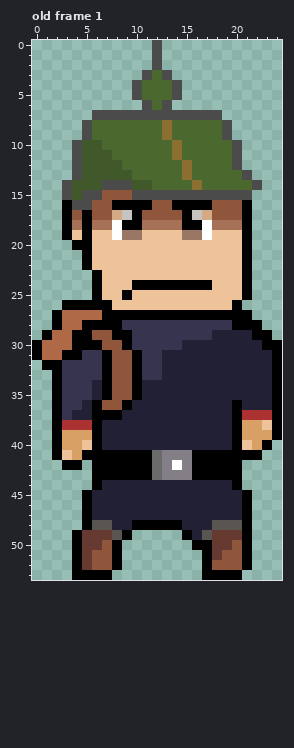
One commit to this pixel-art file: game/images/8bitwork/benredesign.aseprite. Above is the file before it was changed.
25x54 pixels, 1 frame. Shown: old frame 1. The commit also changed other frames, which this record leaves out.
The same view after the edit:
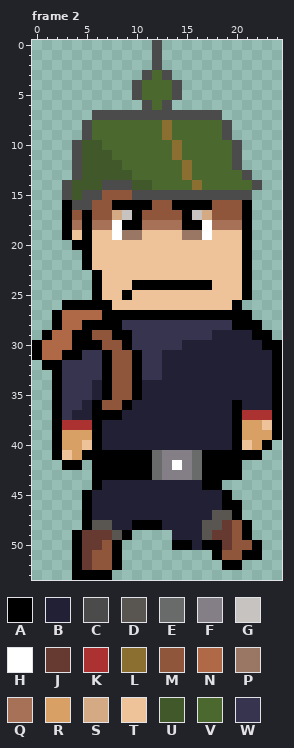
Palette (. is transparent): A #000000  B #222034  C #4b4b4b  D #595652  E #696a6a  F #847e87  G #c6c3c0  H #ffffff  J #663931  K #ac3232  L #8a6f30  M #8f563b  N #b06947  P #9a7664  Q #a77157  R #d9a066  S #d3aa84  T #eec39a  U #41582b  V #4b692f  W #36344f
A new or re-ordered frame is compared with the old frame closest to it.
From old to new:
frames 1 -> 3
--- frame 2 is new; against old frame 1
@@ x 11..24 @@
 40 BBBBBBBBBATRA.
-41 AEFFFAAAAAAA..
-42 AEFHFAAAAA....
-43 AEFFFAAAAA....
-44 BBBBBBBBBA....
-45 BBBBBBBBBBA...
-46 BBBBBBBBBBA...
-47 BBBBBBBBBBA...
-48 AAAABBBDDDA...
-49 ....ABDJJJA...
-50 .....AAJJMA...
-51 ......AJMMA...
-52 ......AMMMA...
-53 ......AAAA....
+41 AEFFFEAAAAAA..
+42 AEFHFEAAAA....
+43 AEFFFEAAAA....
+44 BBBBBBAA......
+45 BBBBBBBBA.....
+46 BBBBBBBBAA....
+47 BBBBBBBDDA....
+48 AABBBBDDJMA...
+49 ...BBBDJJMA...
+50 ...AABAAJMMA..
+51 .......AMMAA..
+52 ........AA....
+53 ..............
Changed places in both pictures, as pixel boxes (x1, y1, x2, y2):
changed: (162, 450, 262, 580)
